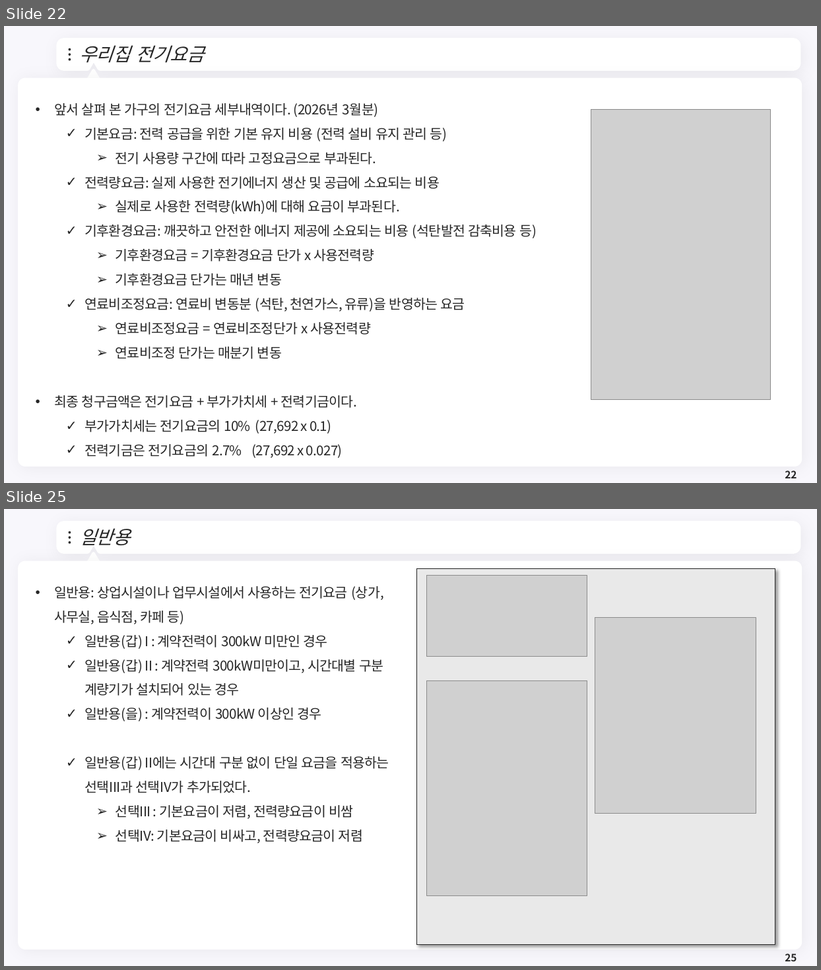
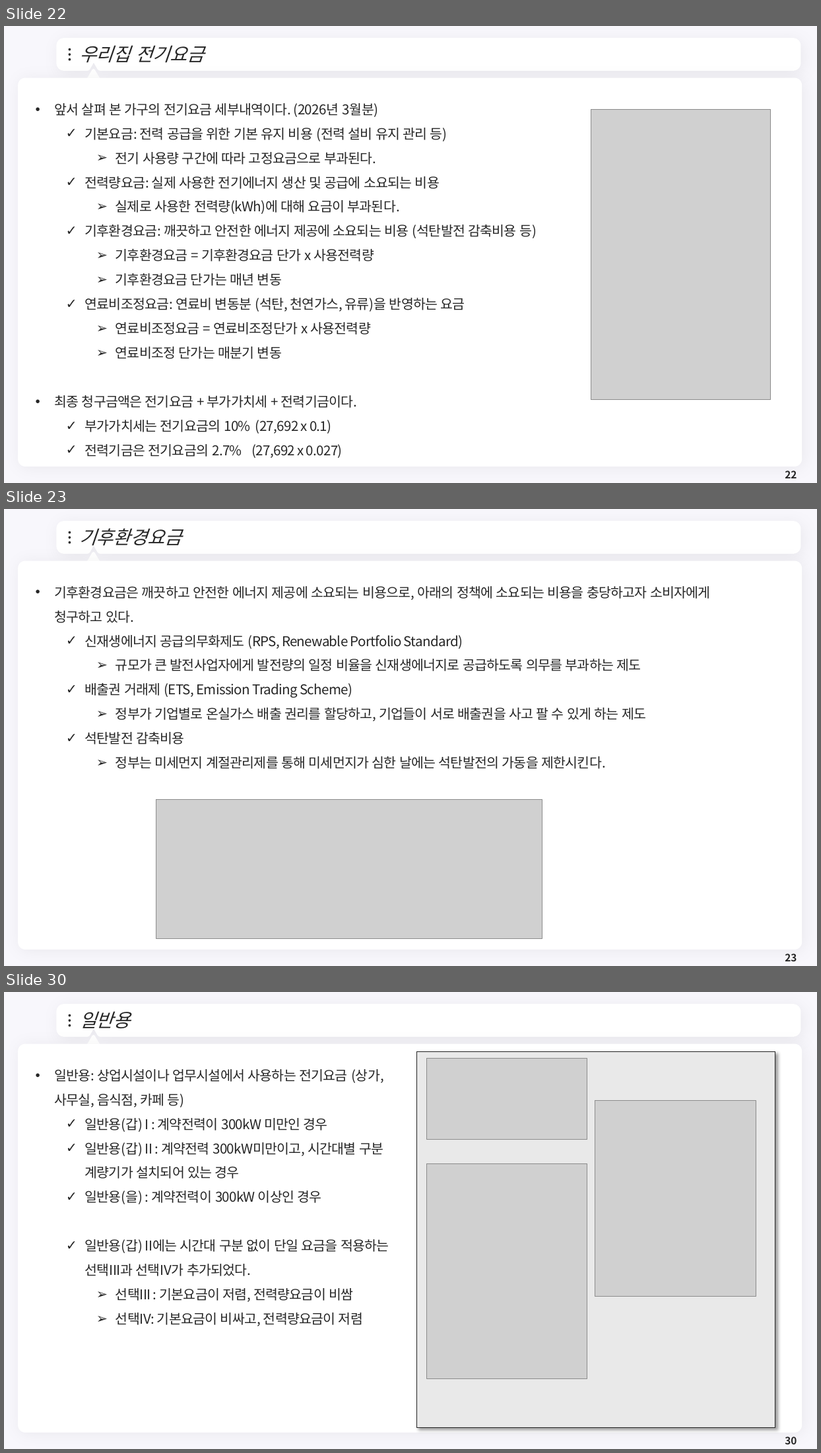
Before and after one commit to meandthey/Teaching, a slide deck: 에너지경제학/자원에너지경제학_Chapter_2.pptx. Shown one above the other, each under a label of ours: slides 22 and 25 before the commit, slides 22, 23 and 30 after it; the slides between them are not shown. The pictures are 821x970 and 821x1453 pixels, drawn with LibreOffice and Linux fonts; fonts in the diff are those of the drawing; grey boxes stand for pictures; background and template pictures are left out. Boxes give left, top, right and bottom in pixels: in the first picture for what was removed or moved away, otherwise in the second. Text is boxed around its words. In the diff, an @@ line names an element or a change of style, - is before the commit and + after.

```diff
--- a/에너지경제학/자원에너지경제학_Chapter_2.pptx
+++ b/에너지경제학/자원에너지경제학_Chapter_2.pptx
@@ slide 23 added at (4, 509, 817, 966), background #F8F7FC; not listed: 7 template elements that a slide beside it also shows @@
@@ title added at (79, 528, 182, 546), 22 pt, text #262626, italic @@
+기후환경요금
@@ text added at (54, 586, 711, 769), 16 pt, text #262626 @@
+• 기후환경요금은 깨끗하고 안전한 에너지 제공에 소요되는 비용으로, 아래의 정책에 소요되는 비용을 충당하고자 소비자에게 청구하고 있다.
+  ✓ 신재생에너지 공급의무화제도 (RPS, Renewable Portfolio Standard)
+    ➢ 규모가 큰 발전사업자에게 발전량의 일정 비율을 신재생에너지로 공급하도록 의무를 부과하는 제도
+  ✓ 배출권 거래제 (ETS, Emission Trading Scheme)
+    ➢ 정부가 기업별로 온실가스 배출 권리를 할당하고, 기업들이 서로 배출권을 사고 팔 수 있게 하는 제도
+  ✓ 석탄발전 감축비용
+    ➢ 정부는 미세먼지 계절관리제를 통해 미세먼지가 심한 날에는 석탄발전의 가동을 제한시킨다.
@@ picture added at (156, 800, 542, 939) @@
@@ page number added at (785, 954, 797, 962), 12 pt, text #262626, bold @@
+23
@@ what was slide 25 is now slide 30 @@
@@ page number at (785, 1437, 797, 1445): text changed @@
-25
+30
```
Also in this commit, not shown: 3 slides changed, 4 other slides added.
